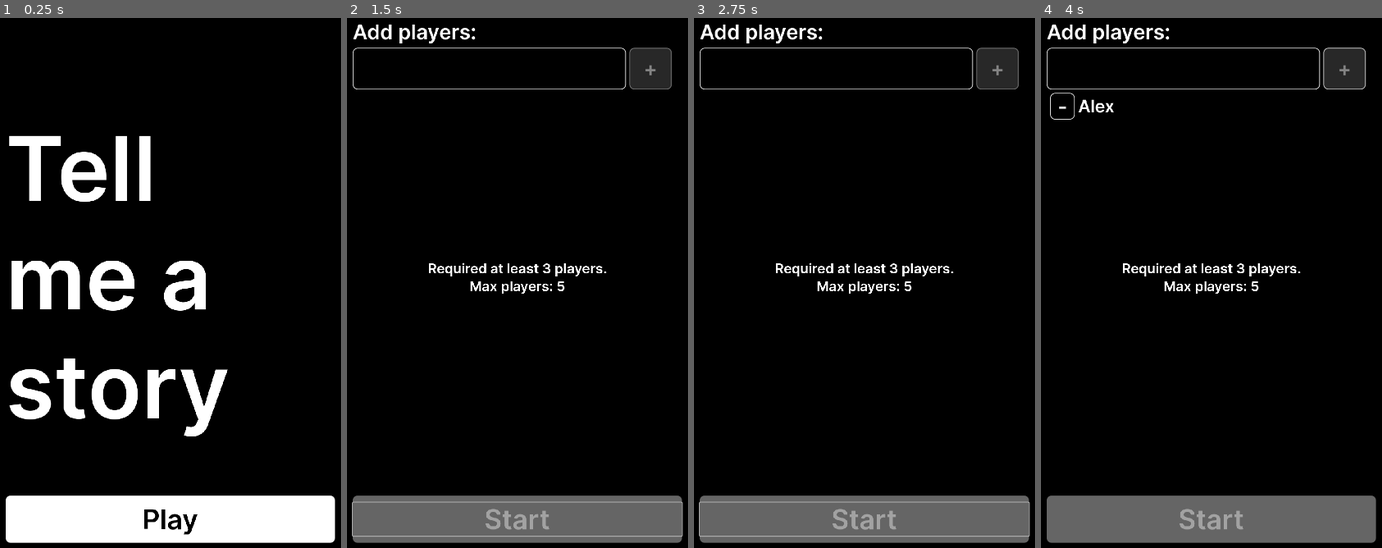
Above: before the commit, frames 1-4 (left to right).
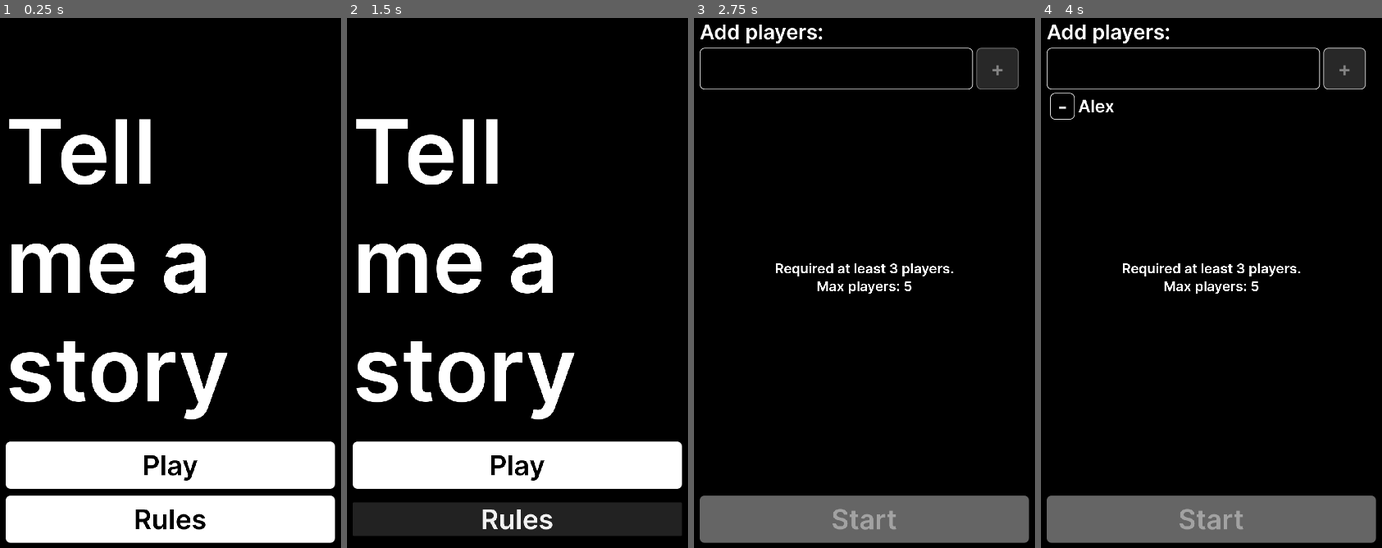
Above: after the commit, the same moments.

Repository: kauecdev/tell-me-a-history
Game: Godot game, scene res://scenes/main_menu/main_menu.tscn
The game is run twice, just before and just after one commit, with the same random seed, the same clock (stepped at 60 frames per second) and the same inputs.
Inputs (mouse positions are in pixels of both pictures, inside the frame that each line leads up to):
- Up to frame 1 (0.25 s): no input
- Up to frame 2 (1.5 s): click (517, 521) at 0.5 s, where only the run after the commit has a clickable "Rules"; click (517, 521) at 1.25 s, where only the run after the commit has a clickable "Back"
- Up to frame 3 (2.75 s): click (864, 463) at 2 s, where only the run after the commit has a clickable "Play"
- Up to frame 4 (4 s): click (1184, 71) at 2.77 s; type "Alex" at 2.85 s; click "+" at 3.5 s

The runs differ from the first frame. In frame 1, 17% of the frame differs, in the area x 1-99%, y 19-98%; in frame 2, 27%, in the area x 1-99%, y 1-100%; in frame 3, 0.5%; in frame 4, nothing differs.

Commit message:
Implemented rules scene

Diff:
--- a/scenes/main_menu/main_menu.gd
+++ b/scenes/main_menu/main_menu.gd
@@ -2,3 +2,7 @@
 
 func _on_play_button_button_down():
 	get_tree().change_scene_to_file("res://scenes/create_players/create_players.tscn")
+
+
+func _on_rules_button_button_down():
+	get_tree().change_scene_to_file("res://scenes/rules/rules.tscn")
--- a/scenes/main_menu/main_menu.tscn
+++ b/scenes/main_menu/main_menu.tscn
@@ -28,7 +28,7 @@
 offset_right = 1084.0
 offset_bottom = 1912.0
 theme_override_constants/margin_left = 60
-theme_override_constants/margin_top = 200
+theme_override_constants/margin_top = 100
 theme_override_constants/margin_right = 60
 theme_override_constants/margin_bottom = 200
 
@@ -40,7 +40,12 @@
 me a
 story"
 
-[node name="PlayButton" type="Button" parent="Panel/MarginContainer"]
+[node name="VBoxContainer" type="VBoxContainer" parent="Panel/MarginContainer"]
+layout_mode = 2
+size_flags_vertical = 8
+theme_override_constants/separation = 60
+
+[node name="PlayButton" type="Button" parent="Panel/MarginContainer/VBoxContainer"]
 layout_mode = 2
 size_flags_vertical = 8
 theme_override_colors/font_color = Color(0, 0, 0, 1)
@@ -50,4 +55,16 @@
 theme_override_styles/pressed = ExtResource("4_5dxdn")
 text = "Play"
 
-[connection signal="button_down" from="Panel/MarginContainer/PlayButton" to="." method="_on_play_button_button_down"]
+[node name="RulesButton" type="Button" parent="Panel/MarginContainer/VBoxContainer"]
+layout_mode = 2
+size_flags_vertical = 8
+theme_override_colors/font_color = Color(0, 0, 0, 1)
+theme_override_fonts/font = ExtResource("2_3pkng")
+theme_override_font_sizes/font_size = 80
+theme_override_styles/normal = ExtResource("3_hijfk")
+theme_override_styles/pressed = ExtResource("4_5dxdn")
+text = "Rules
+"
+
+[connection signal="button_down" from="Panel/MarginContainer/VBoxContainer/PlayButton" to="." method="_on_play_button_button_down"]
+[connection signal="button_down" from="Panel/MarginContainer/VBoxContainer/RulesButton" to="." method="_on_rules_button_button_down"]
--- /dev/null
+++ b/scenes/rules/rules.gd
@@ -0,0 +1,4 @@
+extends Control
+
+func _on_back_button_button_down():
+	get_tree().change_scene_to_file("res://scenes/main_menu/main_menu.tscn")
--- /dev/null
+++ b/scenes/rules/rules.tscn
@@ -0,0 +1,59 @@
+[gd_scene load_steps=6 format=3 uid="uid://dqcroj0mr2saj"]
+
+[ext_resource type="FontFile" uid="uid://d0qbiote7dfg3" path="res://assets/fonts/Inter-SemiBold.ttf" id="1_75esx"]
+[ext_resource type="Script" path="res://scenes/rules/rules.gd" id="1_c05ap"]
+[ext_resource type="StyleBox" uid="uid://b7lc7fso0ahnh" path="res://global_theme/normal_button.tres" id="2_38xy6"]
+[ext_resource type="StyleBox" uid="uid://dsj5rtelk1wnk" path="res://global_theme/pressed_button.tres" id="3_6oqlr"]
+
+[sub_resource type="StyleBoxFlat" id="StyleBoxFlat_drkrv"]
+bg_color = Color(0, 0, 0, 1)
+
+[node name="Rules" type="Control"]
+layout_mode = 3
+anchors_preset = 15
+anchor_right = 1.0
+anchor_bottom = 1.0
+grow_horizontal = 2
+grow_vertical = 2
+script = ExtResource("1_c05ap")
+
+[node name="Panel" type="Panel" parent="."]
+layout_mode = 0
+offset_right = 1088.0
+offset_bottom = 1920.0
+theme_override_styles/panel = SubResource("StyleBoxFlat_drkrv")
+
+[node name="MarginContainer" type="MarginContainer" parent="Panel"]
+layout_mode = 0
+offset_right = 1084.0
+offset_bottom = 1912.0
+theme_override_constants/margin_left = 60
+theme_override_constants/margin_top = 200
+theme_override_constants/margin_right = 60
+theme_override_constants/margin_bottom = 200
+
+[node name="Label" type="Label" parent="Panel/MarginContainer"]
+custom_minimum_size = Vector2(0, 400)
+layout_mode = 2
+size_flags_vertical = 0
+theme_override_font_sizes/font_size = 58
+text = "'Tell me a story' is a game of questions and answers.
+The game is composed by rounds, where each round has a player as judge and other players as, well, players.
+
+Each round the players will be choosing one sentence to answer or complete the round question or sentence. After all players choose their answers, the judge player will choose which was the better one and then the player gets a point.
+
+The player who gets five points wins the game."
+horizontal_alignment = 1
+autowrap_mode = 3
+
+[node name="BackButton" type="Button" parent="Panel/MarginContainer"]
+layout_mode = 2
+size_flags_vertical = 8
+theme_override_colors/font_color = Color(0, 0, 0, 1)
+theme_override_fonts/font = ExtResource("1_75esx")
+theme_override_font_sizes/font_size = 80
+theme_override_styles/normal = ExtResource("2_38xy6")
+theme_override_styles/pressed = ExtResource("3_6oqlr")
+text = "Back"
+
+[connection signal="button_down" from="Panel/MarginContainer/BackButton" to="." method="_on_back_button_button_down"]
